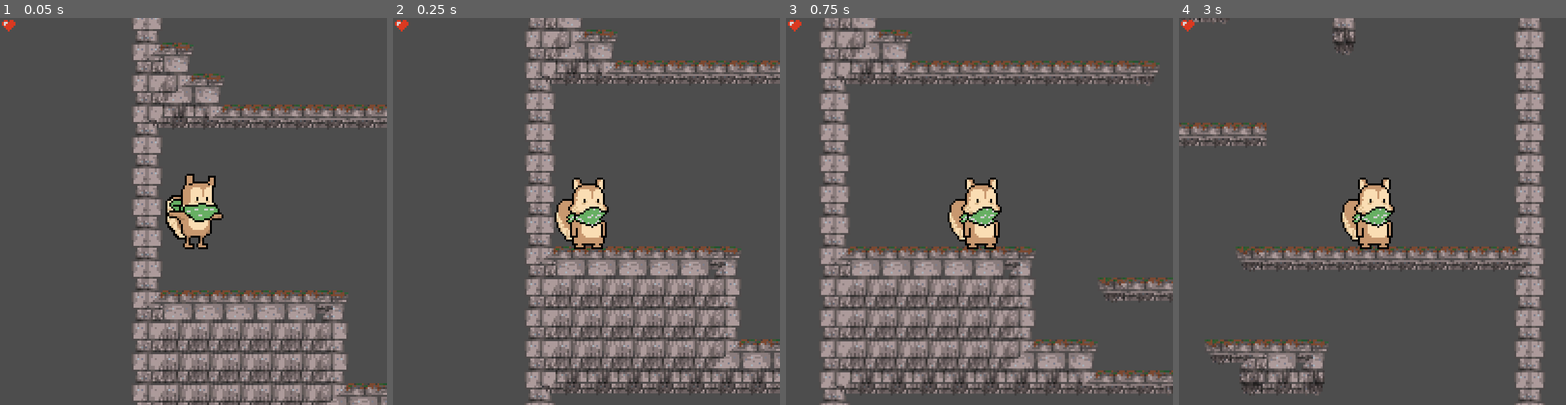
Above: before the commit, frames 1-4 (left to right).
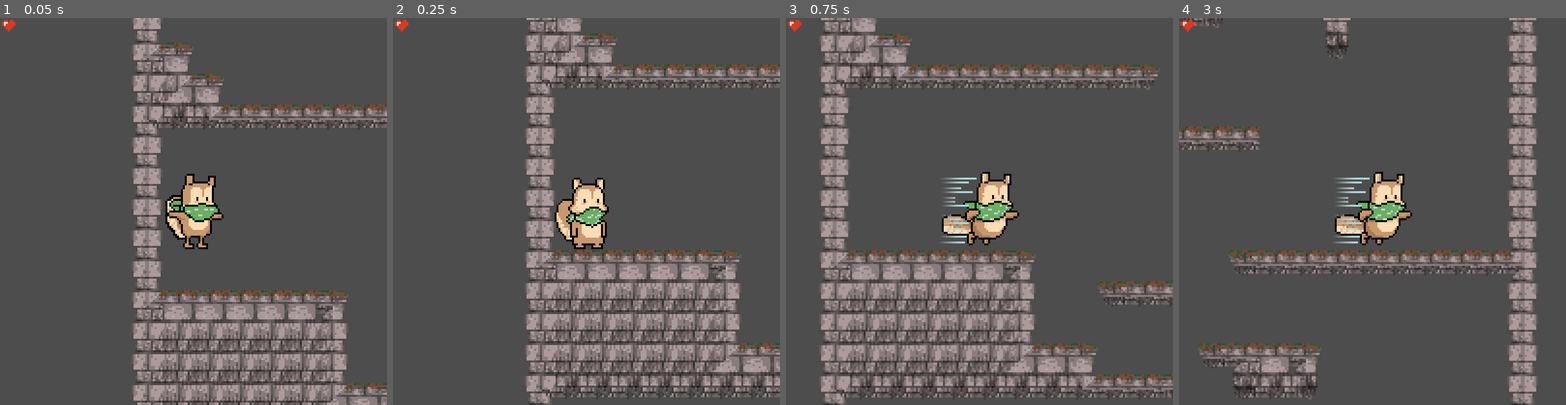
Above: after the commit, the same moments.

Repository: AbyMint/tower-of-gray
Game: Godot game, scene res://scenes/default.tscn
Same seed, same stepped clock (60 frames per second), same inputs: the game is played once before the commit and once after it.
Inputs:
- Up to frame 1 (0.05 s): no input
- Up to frame 2 (0.25 s): no input
- Up to frame 3 (0.75 s): tap Enter at 0.5 s; hold D (right) from 0.53 s (still down); tap Shift (dash) at 0.6 s
- Up to frame 4 (3 s): tap Space (jump) at 0.77, 1.52 s; tap Shift (dash) at 1.35, 2.3, 2.85 s; release D (right) at 2.03 s; hold A (left) 2.03-2.78 s; tap Ctrl (roll) at 2.1 s; hold D (right) from 2.78 s (still down)

Frame 1 is identical in both runs. In frame 2, 19% of the frame differs, in the area x 34-100%, y 0-100%; in frame 3, 23%, in the area x 9-100%, y 0-100%; in frame 4, 16%.

Commit message:
TODO: fix walking animation not playing

Diff:
--- a/scenes/default.tscn
+++ b/scenes/default.tscn
@@ -1,8 +1,10 @@
-[gd_scene load_steps=14 format=4 uid="uid://blcaeu1umjj11"]
+[gd_scene load_steps=16 format=4 uid="uid://blcaeu1umjj11"]
 
 [ext_resource type="Script" uid="uid://rtb60f7uiur0" path="res://plugins/UltimatePlatformerController.gd" id="1_e232d"]
 [ext_resource type="Texture2D" uid="uid://dyqi8xvlq340h" path="res://sprites/ardillaSaltando.png" id="2_ya6ni"]
+[ext_resource type="Texture2D" uid="uid://d6i2sr3dsdof" path="res://sprites/ardillaDash1.png" id="3_1grx1"]
 [ext_resource type="Texture2D" uid="uid://btcemel1krgmf" path="res://sprites/ardillaAterriza.png" id="3_5vjm7"]
+[ext_resource type="Texture2D" uid="uid://cy0syyys03n3x" path="res://sprites/ardillaDash.png" id="3_u4rra"]
 [ext_resource type="Texture2D" uid="uid://bapoghkrxst3f" path="res://sprites/ladrillosTiles.png" id="3_ya6ni"]
 [ext_resource type="Texture2D" uid="uid://bi00sxamtbt0l" path="res://sprites/corazón.png" id="5_6y2o2"]
 [ext_resource type="Texture2D" uid="uid://dp6k7p763743y" path="res://sprites/ardillaIdle2.png" id="5_u4rra"]
@@ -373,12 +375,23 @@
 sources/1 = SubResource("TileSetAtlasSource_nvwnn")
 
 [sub_resource type="RectangleShape2D" id="RectangleShape2D_u4rra"]
-size = Vector2(20, 35)
+size = Vector2(20, 37)
 
 [sub_resource type="SpriteFrames" id="SpriteFrames_7vjpr"]
 animations = [{
 "frames": [{
 "duration": 1.0,
+"texture": ExtResource("3_1grx1")
+}, {
+"duration": 1.0,
+"texture": ExtResource("3_u4rra")
+}],
+"loop": true,
+"name": &"dash",
+"speed": 5.0
+}, {
+"frames": [{
+"duration": 1.0,
 "texture": ExtResource("3_5vjm7")
 }],
 "loop": true,
@@ -402,6 +415,12 @@
 "speed": 5.0
 }, {
 "frames": [{
+"duration": 1.0,
+"texture": ExtResource("6_wdrtm")
+}, {
+"duration": 1.0,
+"texture": ExtResource("7_u4rra")
+}, {
 "duration": 1.0,
 "texture": ExtResource("6_wdrtm")
 }, {
@@ -445,7 +464,7 @@
 wallJump = true
 inputPauseAfterWallJump = 0.0
 wallKickAngle = 80.0
-wallSliding = 4.0
+wallSliding = 8.0
 dashType = 4
 jump = true
 idle = true
@@ -453,7 +472,7 @@
 falling = true
 
 [node name="Hitbox" type="CollisionShape2D" parent="Ardilla"]
-position = Vector2(0, 0.5)
+position = Vector2(0, 1.5)
 shape = SubResource("RectangleShape2D_u4rra")
 
 [node name="AnimatedSprite2D" type="AnimatedSprite2D" parent="Ardilla"]
Not shown, added: export_presets.cfg
Binary file added: sprites/ardillaDash.png
Not shown, added: sprites/ardillaDash.png.import
Binary file added: sprites/ardillaDash1.png
Not shown, added: sprites/ardillaDash1.png.import
